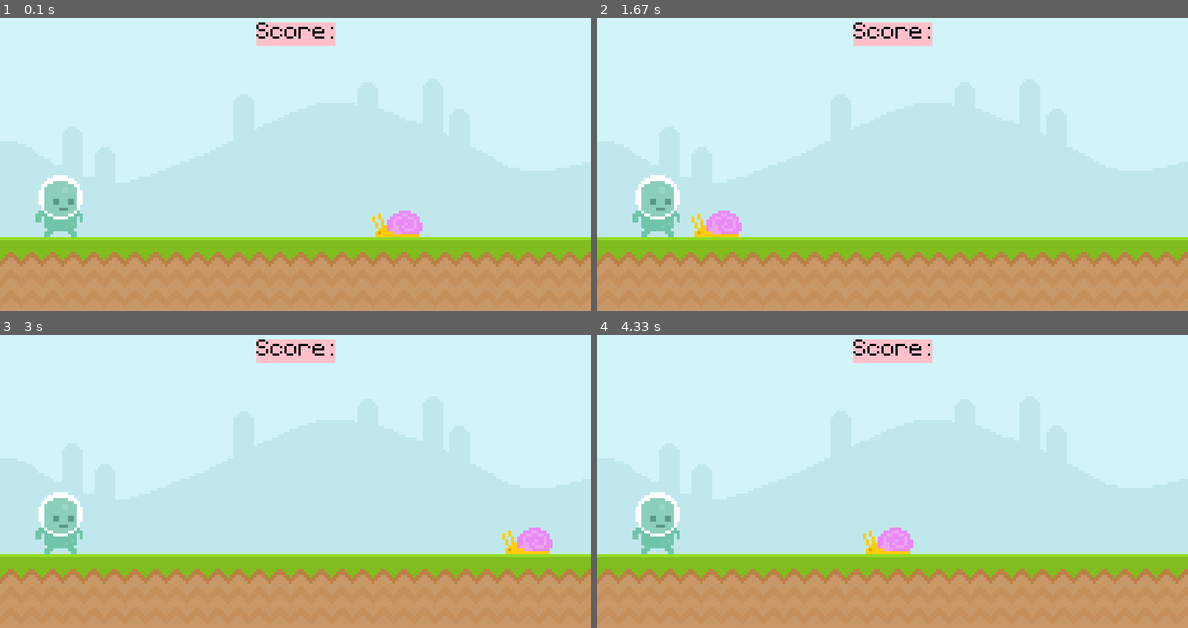
Above: before the commit, frames 1-4 (two rows, left to right).
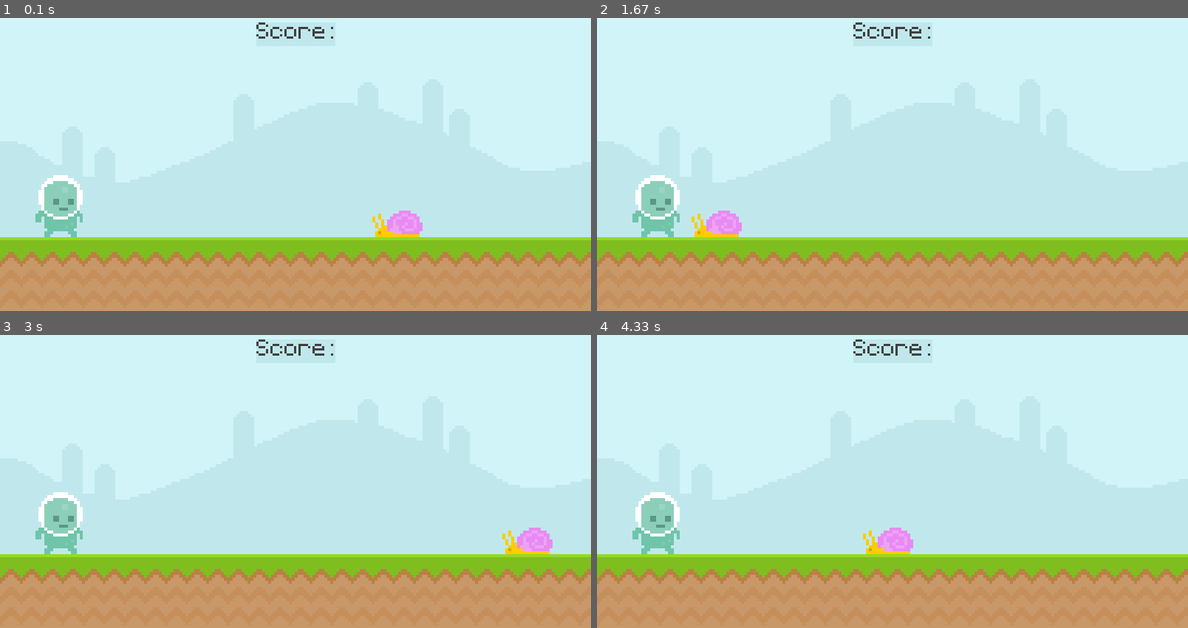
Above: after the commit, the same moments.

Repository: connorjnel/pygame-basics
Game: pygame game, started from space_runner.py
Same seed, same stepped clock (60 frames per second), same inputs: the game is played once before the commit and once after it.
Inputs:
- Up to frame 1 (0.1 s): no input
- Up to frame 2 (1.67 s): no input
- Up to frame 3 (3 s): no input
- Up to frame 4 (4.33 s): no input

The runs differ from the first frame. In frame 1, 1.1% of the frame differs, in the area x 43-57%, y 1-10%; in frame 2, 1.1%; in frame 3, 1.1%; in frame 4, 1.1%.

Commit message:
pygame scroll game

Diff:
--- a/space_runner.py
+++ b/space_runner.py
@@ -27,7 +27,7 @@
 ground_surface = pygame.image.load("graphics/ground.png").convert()
 
 # Score Text
-score_surface = game_font.render("Score:", False, "Black")
+score_surface = game_font.render("Score:", False, (64, 64, 64))
 score_rectangle = score_surface.get_rect(center=(400, 25))
 
 # Snail Enemy
@@ -55,10 +55,9 @@
     # Background
     screen.blit(sky_surface, (0, 0))
     screen.blit(ground_surface, (0, 300))
-    pygame.draw.rect(screen, "Pink", score_rectangle)
-    pygame.draw.rect(screen, "Pink", score_rectangle, 15)
 
     # Score
+    pygame.draw.rect(screen, "#c0e8ec", score_rectangle)
     screen.blit(score_surface, score_rectangle)
 
     # Snail
@@ -69,6 +68,11 @@
 
     # Player
     screen.blit(player_surface, player_rectangle)
+
+    # Input
+    # keys = pygame.key.get_pressed()
+    # if keys[pygame.K_SPACE] is True:
+    #     print("jump")
 
     # Collision
     # if player_rectangle.colliderect(snail_rectangle) is True:
